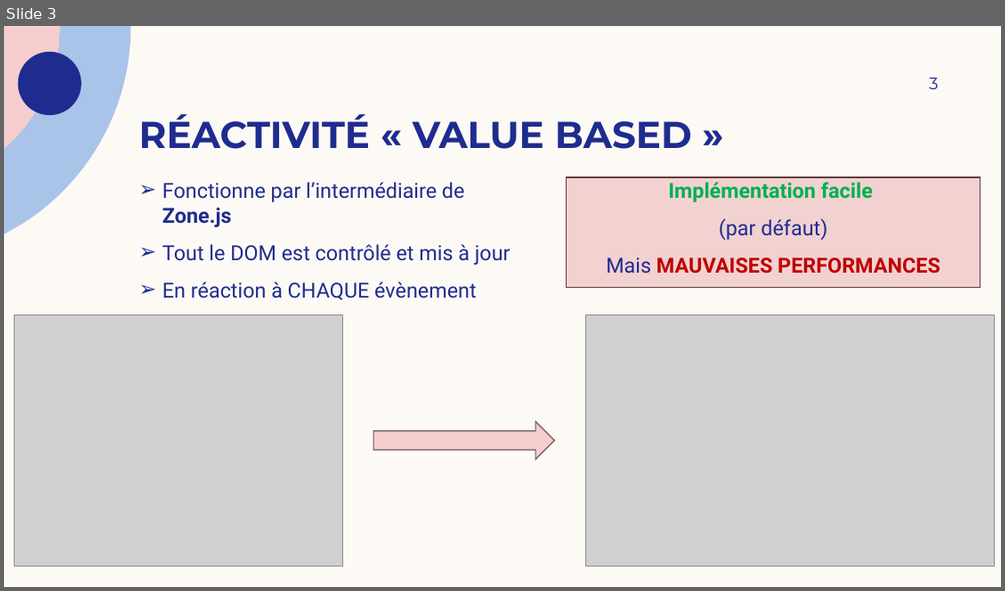
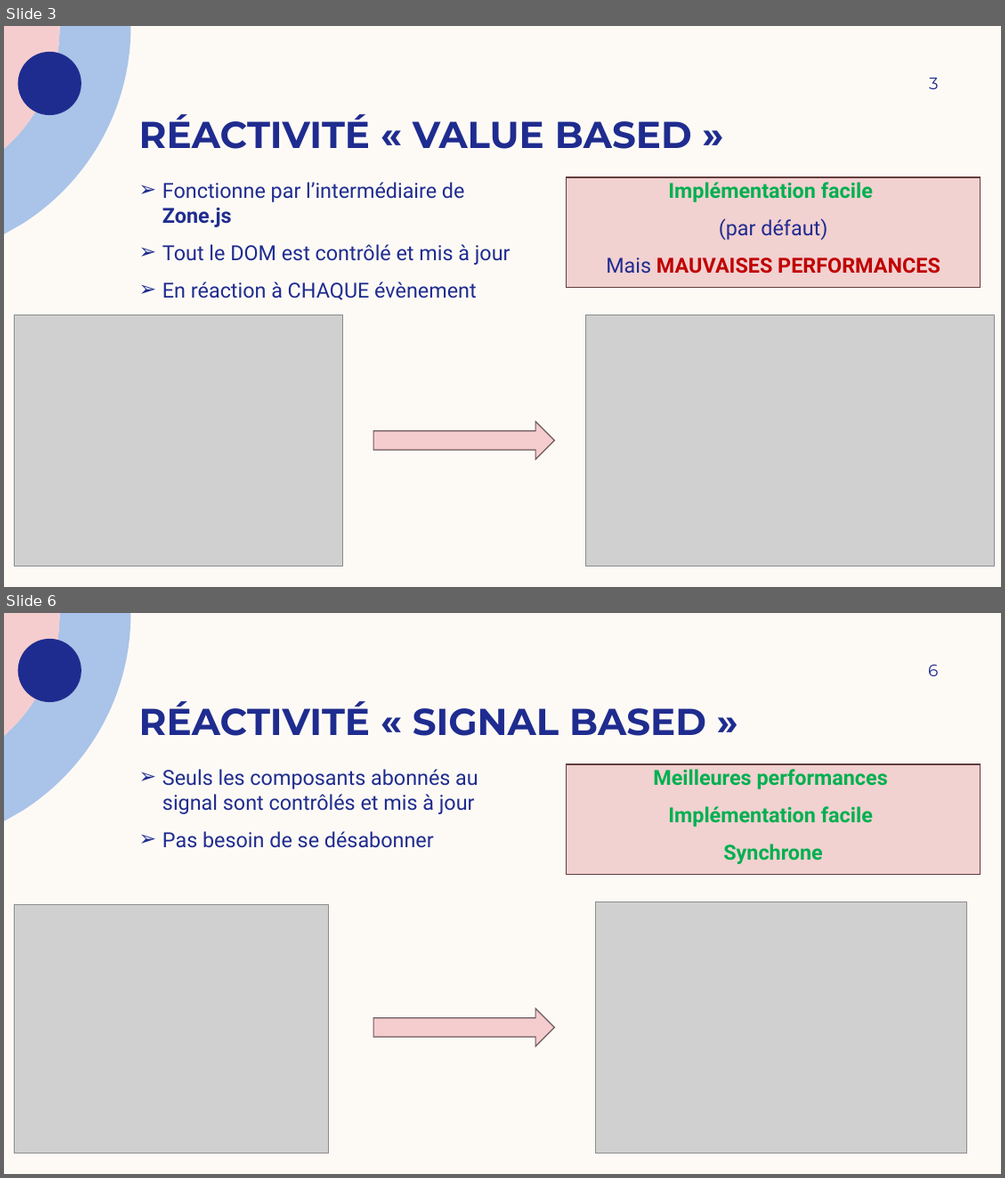
Before and after one commit to JeromeD1/angular-signaux, a slide deck: Angular signals - présentation.pptx. Shown one above the other, each under a label of ours: slide 3 before the commit, slides 3 and 6 after it; the slides between them are not shown. The pictures are 1005x591 and 1005x1178 pixels, drawn with LibreOffice and Linux fonts; fonts in the diff are those of the drawing; grey boxes stand for pictures. Boxes give left, top, right and bottom in pixels: in the first picture for what was removed or moved away, otherwise in the second. Text is boxed around its words. In the diff, an @@ line names an element or a change of style, - is before the commit and + after.

```diff
--- a/Angular signals - présentation.pptx
+++ b/Angular signals - présentation.pptx
@@ slide 6 added at (4, 613, 1001, 1174), background #FDFAF6; not listed: 3 template elements that a slide beside it also shows @@
@@ page number added at (928, 665, 938, 676), 16 pt, text #1F2C8F @@
+6
@@ title added at (139, 701, 706, 736), 36 pt, text #1F2C8F, bold @@
+RÉACTIVITÉ « SIGNAL BASED »
@@ text added at (162, 769, 478, 848), 20 pt, text #1F2C8F @@
+➢ Seuls les composants abonnés au signal sont contrôlés et mis à jour
+➢ Pas besoin de se désabonner
@@ rectangle added at (566, 764, 980, 874), fill #F2D1D1, outline #613D3D 1 pt, 20 pt, text #00B050, bold @@
+Meilleures performances
+Implémentation facile
+Synchrone
@@ picture added at (14, 905, 328, 1153) @@
@@ picture added at (596, 901, 967, 1153) @@
@@ right arrow added at (373, 1008, 554, 1046), fill #F5CDCE, outline #6B5A5A 1 pt @@
```
Also in this commit, not shown: 1 slide changed, 11 other slides added, 1 slide removed, 2 other files.
